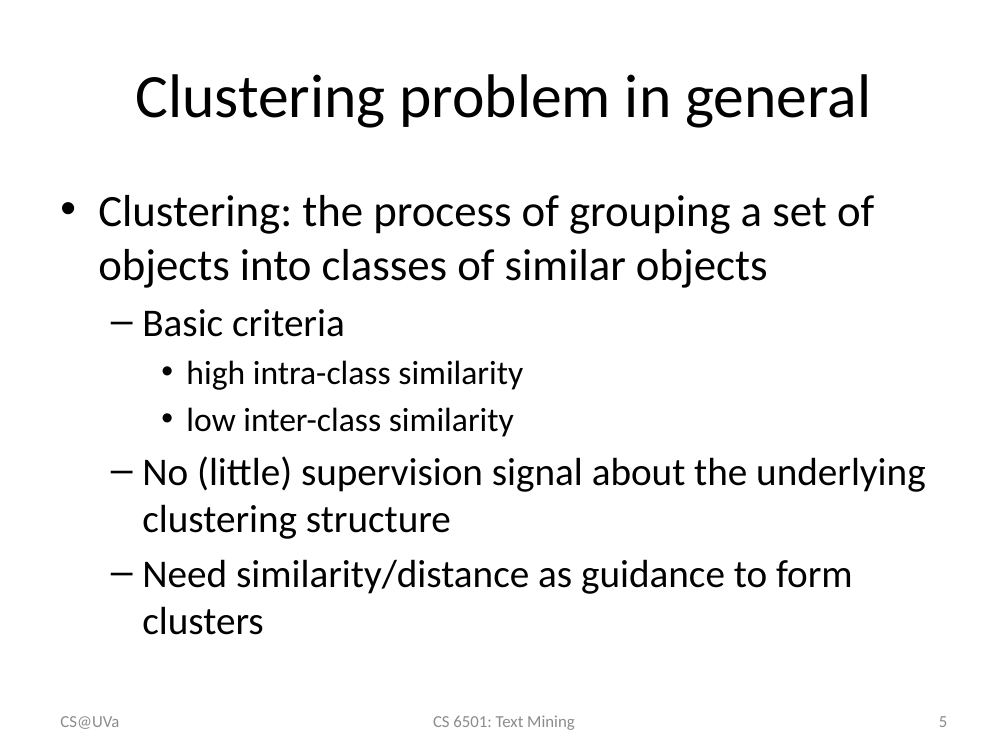
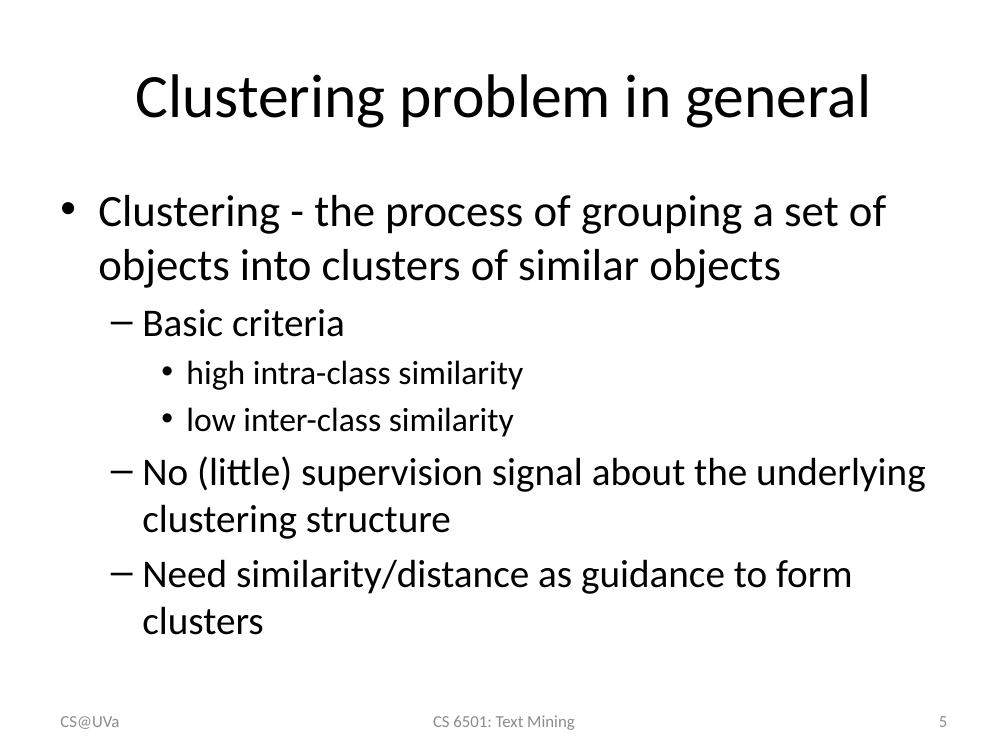
Before and after one commit to wang296/CS6501-Text-Mining, a slide deck: slide 5 of docs/TextClustering.pptx. Drawn at 1008x756 pixels with LibreOffice and Linux fonts; fonts in the diff are those of the drawing. Boxes give left, top, right and bottom in pixels: in the first picture for what was removed or moved away, otherwise in the second. Text is boxed around its words. In the diff, an @@ line names an element or a change of style, - is before the commit and + after.

```diff
--- a/docs/TextClustering.pptx
+++ b/docs/TextClustering.pptx
@@ text at box(98, 195, 886, 288): text changed @@
-• Clustering: the process of grouping a set of objects into classes of similar objects
+• Clustering - the process of grouping a set of objects into clusters of similar objects
```
Also in this commit, not shown: 7 other slides changed, 7 other files.
